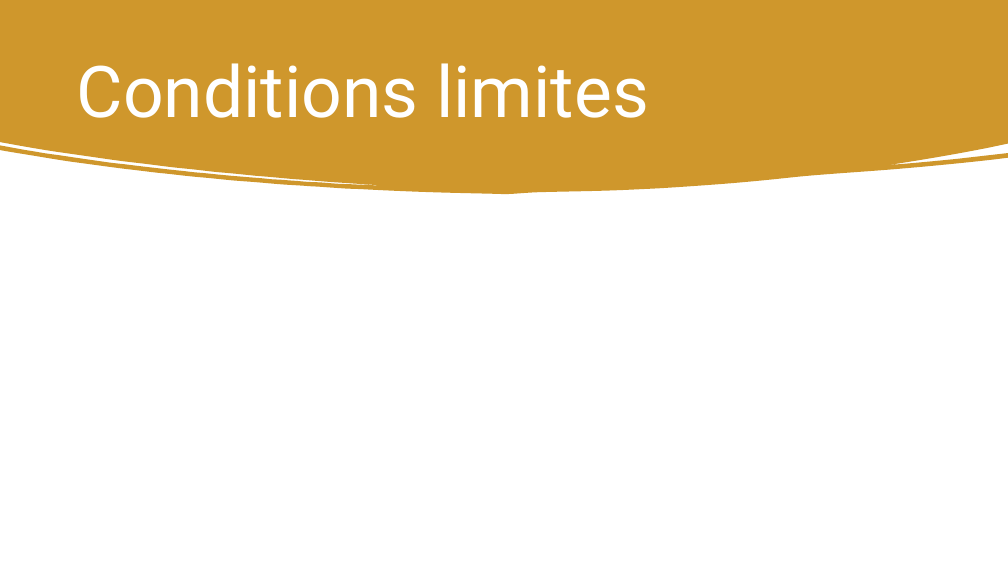
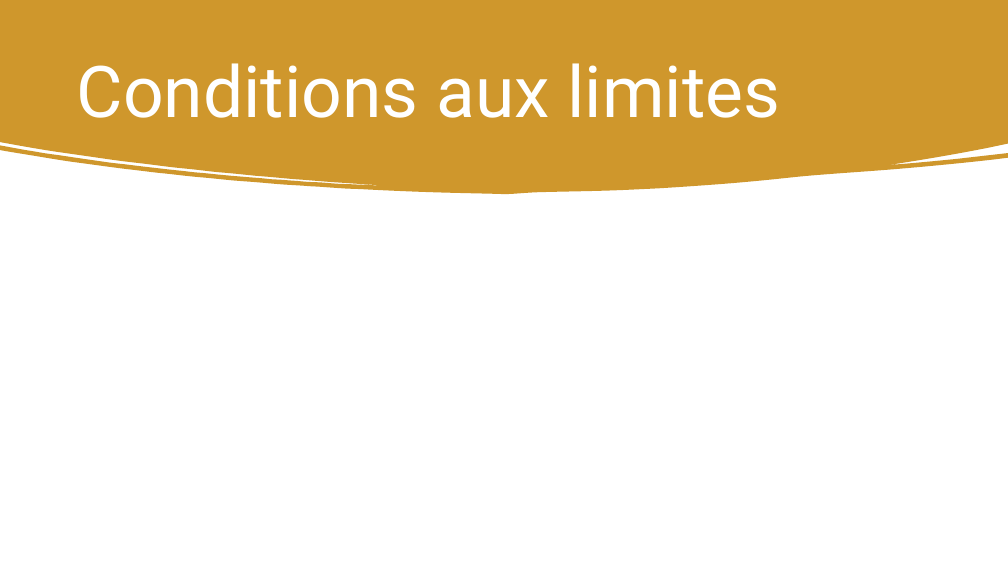
Before and after one commit to roroturgeon/GCH2545, a slide deck: slide 5 of Pâte à bagel.pptx. Drawn at 1008x567 pixels with LibreOffice and Linux fonts; fonts in the diff are those of the drawing; grey boxes stand for pictures. Boxes give left, top, right and bottom in pixels: in the first picture for what was removed or moved away, otherwise in the second. Text is boxed around its words. In the diff, an @@ line names an element or a change of style, - is before the commit and + after.

```diff
--- a/Pâte à bagel.pptx
+++ b/Pâte à bagel.pptx
@@ title at [77,63,781,118]: text changed @@
-Conditions limites
+Conditions aux limites
```
Also in this commit, not shown: 1 other slide changed, 5 other files.
